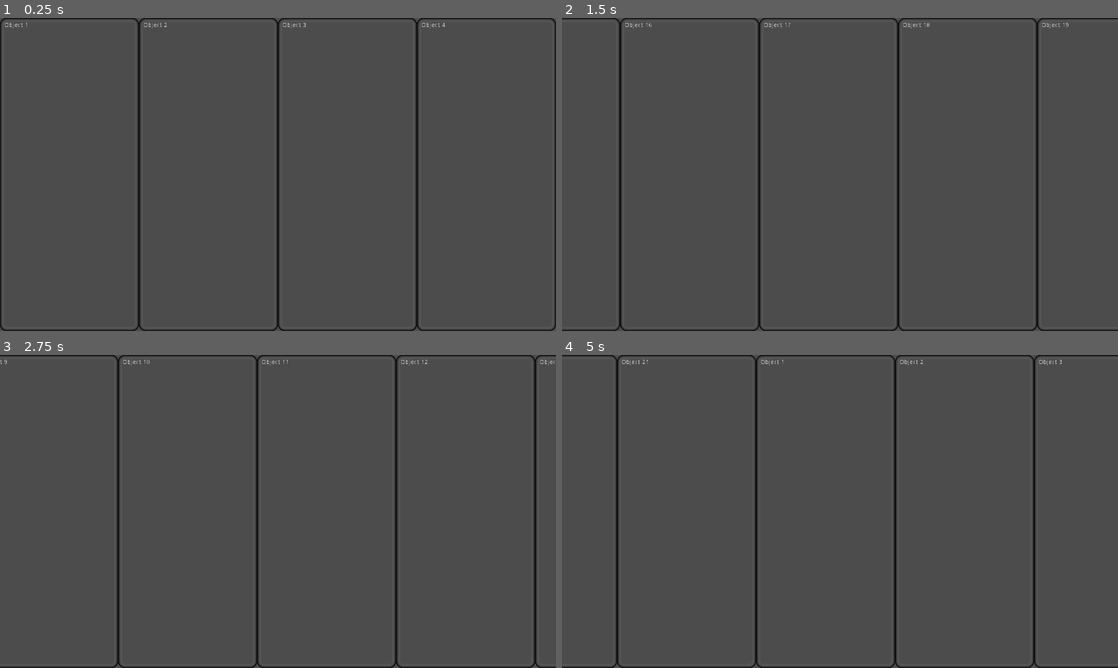
Above: before the commit, frames 1-4 (two rows, left to right).
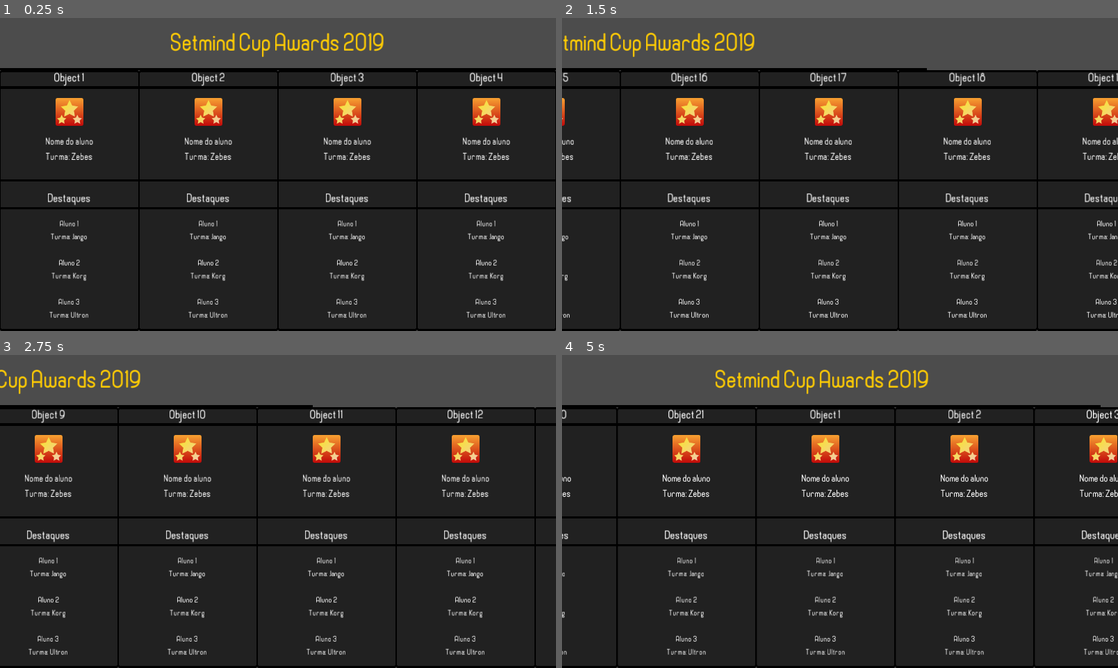
Above: after the commit, the same moments.

Repository: DrZanuff/SetmindCupAwards
Game: Godot game, scene res://Main.tscn
Two runs of this game, one before a commit and one after it. Both use one fixed random seed, a clock stepped at 60 frames per second and the inputs below.
Inputs:
- Up to frame 1 (0.25 s): no input
- Up to frame 2 (1.5 s): tap Enter at 0.5 s; hold D (debug_right) 0.53-1.28 s; tap Space (ui_select) at 0.6, 0.77, 1.07, 1.35 s; hold A (debug_left) from 1.28 s (still down)
- Up to frame 3 (2.75 s): tap Space (ui_select) at 1.52, 1.82, 2.1 s; release A (debug_left) at 2.03 s; hold D (debug_right) from 2.03 s (still down)
- Up to frame 4 (5 s): tap Space (ui_select) at 2.85, 3.02, 3.32, 3.6, 3.77, 4.07, 4.35, 4.52, 4.82 s; release D (debug_right) at 3.53 s; hold A (debug_left) from 3.53 s (still down)

The runs differ from the first frame. In frame 1, 83% of the frame differs, in the area x 0-100%, y 0-100%; in frame 2, 83%; in frame 3, 82%; in frame 4, 83%.

Commit message:
Layout

Diff:
--- /dev/null
+++ b/Board/Board.tscn
@@ -0,0 +1,134 @@
+[gd_scene load_steps=11 format=2]
+
+[ext_resource path="res://Fonts/Cronus Round.otf" type="DynamicFontData" id=1]
+[ext_resource path="res://icon.png" type="Texture" id=2]
+
+[sub_resource type="StyleBoxFlat" id=9]
+content_margin_left = 0.0
+content_margin_right = 0.0
+content_margin_top = 0.0
+content_margin_bottom = 0.0
+bg_color = Color( 0, 0, 0, 0.45098 )
+border_width_left = 2
+border_width_top = 5
+border_width_right = 2
+border_width_bottom = 5
+border_color = Color( 0, 0, 0, 1 )
+corner_radius_top_left = 5
+corner_radius_top_right = 5
+corner_radius_bottom_right = 5
+corner_radius_bottom_left = 5
+corner_detail = 12
+
+[sub_resource type="StyleBoxFlat" id=3]
+bg_color = Color( 0, 0, 0, 0.215686 )
+border_color = Color( 0.956863, 0.956863, 0.956863, 1 )
+
+[sub_resource type="StyleBoxFlat" id=1]
+bg_color = Color( 0.6, 0.6, 0.6, 0 )
+draw_center = false
+border_width_bottom = 5
+border_color = Color( 0, 0, 0, 1 )
+
+[sub_resource type="DynamicFont" id=4]
+size = 30
+use_filter = true
+font_data = ExtResource( 1 )
+
+[sub_resource type="DynamicFont" id=5]
+size = 25
+use_filter = true
+font_data = ExtResource( 1 )
+
+[sub_resource type="DynamicFont" id=6]
+size = 30
+use_filter = true
+font_data = ExtResource( 1 )
+
+[sub_resource type="StyleBoxFlat" id=7]
+bg_color = Color( 0.6, 0.6, 0.6, 0 )
+draw_center = false
+border_color = Color( 0, 0, 0, 1 )
+
+[sub_resource type="DynamicFont" id=8]
+size = 20
+use_filter = true
+font_data = ExtResource( 1 )
+
+[node name="Board" type="PanelContainer"]
+margin_right = 320.0
+margin_bottom = 609.0
+rect_min_size = Vector2( 320, 600 )
+custom_styles/panel = SubResource( 9 )
+
+[node name="Panel" type="Panel" parent="."]
+margin_right = 320.0
+margin_bottom = 609.0
+custom_styles/panel = SubResource( 3 )
+
+[node name="Body" type="VBoxContainer" parent="."]
+margin_right = 320.0
+margin_bottom = 609.0
+size_flags_horizontal = 3
+size_flags_vertical = 3
+custom_constants/separation = 21
+
+[node name="Title" type="Label" parent="Body"]
+margin_right = 320.0
+margin_bottom = 44.0
+custom_styles/normal = SubResource( 1 )
+custom_fonts/font = SubResource( 4 )
+text = "Melhor Jogo"
+align = 1
+valign = 3
+
+[node name="TextureRect" type="TextureRect" parent="Body"]
+margin_top = 65.0
+margin_right = 320.0
+margin_bottom = 129.0
+size_flags_horizontal = 3
+texture = ExtResource( 2 )
+stretch_mode = 6
+
+[node name="Winner" type="Label" parent="Body"]
+margin_top = 150.0
+margin_right = 320.0
+margin_bottom = 260.0
+custom_styles/normal = SubResource( 1 )
+custom_fonts/font = SubResource( 5 )
+text = "Nome do aluno
+Turma: Zebes
+"
+align = 1
+valign = 3
+
+[node name="HSeparator" type="HSeparator" parent="Body"]
+visible = false
+margin_top = 251.0
+margin_right = 310.0
+margin_bottom = 255.0
+
+[node name="Mention" type="Label" parent="Body"]
+margin_top = 281.0
+margin_right = 320.0
+margin_bottom = 325.0
+custom_styles/normal = SubResource( 1 )
+custom_fonts/font = SubResource( 6 )
+text = "Destaques"
+align = 1
+
+[node name="Nominates" type="Label" parent="Body"]
+margin_top = 346.0
+margin_right = 320.0
+margin_bottom = 575.0
+custom_styles/normal = SubResource( 7 )
+custom_fonts/font = SubResource( 8 )
+text = "Aluno 1
+Turma: Jango
+
+Aluno 2
+Turma: Korg
+
+Aluno 3
+Turma: Ultron"
+align = 1
--- a/Debug/BoxExample.tscn
+++ b/Debug/BoxExample.tscn
@@ -2,19 +2,12 @@
 
 [sub_resource type="StyleBoxFlat" id=1]
 bg_color = Color( 0.6, 0.6, 0.6, 0 )
-border_width_left = 10
-border_width_top = 10
-border_width_right = 10
-border_width_bottom = 10
+draw_center = false
+border_width_bottom = 5
 border_color = Color( 0, 0, 0, 1 )
-border_blend = true
-corner_radius_top_left = 15
-corner_radius_top_right = 15
-corner_radius_bottom_right = 15
-corner_radius_bottom_left = 15
 
 [node name="BoxExample" type="Label"]
 margin_right = 320.0
-margin_bottom = 720.0
-rect_min_size = Vector2( 320, 720 )
+margin_bottom = 600.0
+rect_min_size = Vector2( 320, 600 )
 custom_styles/normal = SubResource( 1 )
--- a/Main.gd
+++ b/Main.gd
@@ -6,7 +6,7 @@
 var scrolling = false
 var scroll_target = 0
 onready var wait = $TimerScrollX.wait_time
-onready var holder = $Holder
+onready var holder = $Holder as HBoxContainer
 
 # Called when the node enters the scene tree for the first time.
 func _ready():
@@ -26,13 +26,13 @@
 		start_scroll()
 
 func scroll_x(delta):
-	$Holder.rect_global_position.x = lerp($Holder.rect_global_position.x ,
+	holder.rect_global_position.x = lerp(holder.rect_global_position.x ,
 	scroll_target , 0.05)
 
 	#Snaps position
-	if (abs(scroll_target) - abs($Holder.rect_global_position.x) < 1) or \
+	if (abs(scroll_target) - abs(holder.rect_global_position.x) < 1) or \
 	(Input.is_action_just_pressed("ui_select")):
-		$Holder.rect_global_position.x = scroll_target
+		holder.rect_global_position.x = scroll_target
 		reoder()
 		$TimerScrollX.paused = false
 		scrolling = false
@@ -40,10 +40,10 @@
 
 func reoder():
 	for i in range(4):
-		var obj = $Holder.get_child(0)
-		$Holder.remove_child( $Holder.get_child(0) )
-		$Holder.add_child(obj)
-	$Holder.rect_global_position.x = 0
+		var obj = holder.get_child(0)
+		holder.remove_child( holder.get_child(0) )
+		holder.add_child(obj)
+	holder.rect_global_position.x = 0
 	pass
 
 func debug_move(delta):
@@ -63,17 +63,20 @@
 func debug_populate(x):
 	if debug:
 		#Populate with garbage template
-		var obj = load("res://Debug/BoxExample.tscn")
+#		var obj = load("res://Debug/BoxExample.tscn")
+		var obj = load("res://Board/Board.tscn")
 		for i in range(x):
 			var new_obj = obj.instance()
-			$Holder.add_child(new_obj)
-			new_obj.text = str("Object ", $Holder.get_child_count() )
+			holder.add_child(new_obj)
+#			new_obj.text = str("Object ", holder.get_child_count() )
+			new_obj.get_node("Body/Title").text = str("Object ", holder.get_child_count() )
+
 
 func _on_TimerScrollX_timeout():
 	start_scroll()
 
 func start_scroll():
 	$TimerScrollX.wait_time = wait
-	scroll_target = $Holder.rect_global_position.x - window_x
+	scroll_target = holder.rect_global_position.x - window_x
 	scrolling = true
 	$TimerScrollX.paused = true
--- a/Main.tscn
+++ b/Main.tscn
@@ -1,12 +1,25 @@
-[gd_scene load_steps=2 format=2]
+[gd_scene load_steps=5 format=2]
 
 [ext_resource path="res://Main.gd" type="Script" id=1]
+[ext_resource path="res://Fonts/Cronus Round.otf" type="DynamicFontData" id=2]
+
+[sub_resource type="StyleBoxFlat" id=1]
+bg_color = Color( 0.6, 0.6, 0.6, 0 )
+draw_center = false
+border_width_bottom = 5
+border_color = Color( 0, 0, 0, 1 )
+
+[sub_resource type="DynamicFont" id=2]
+size = 60
+use_filter = true
+font_data = ExtResource( 2 )
 
 [node name="Main" type="Node"]
 script = ExtResource( 1 )
 debug = true
 
 [node name="Holder" type="HBoxContainer" parent="."]
+margin_top = 120.0
 margin_right = 1280.0
 margin_bottom = 720.0
 custom_constants/separation = 0
@@ -20,4 +33,14 @@
 current = true
 drag_margin_h_enabled = false
 drag_margin_v_enabled = false
+
+[node name="Label" type="Label" parent="."]
+margin_right = 1280.0
+margin_bottom = 120.0
+custom_styles/normal = SubResource( 1 )
+custom_fonts/font = SubResource( 2 )
+custom_colors/font_color = Color( 1, 0.8, 0.0117647, 1 )
+text = "Setmind Cup Awards 2019"
+align = 1
+valign = 1
 [connection signal="timeout" from="TimerScrollX" to="." method="_on_TimerScrollX_timeout"]
Binary file added: Fonts/Cronus Round.otf
